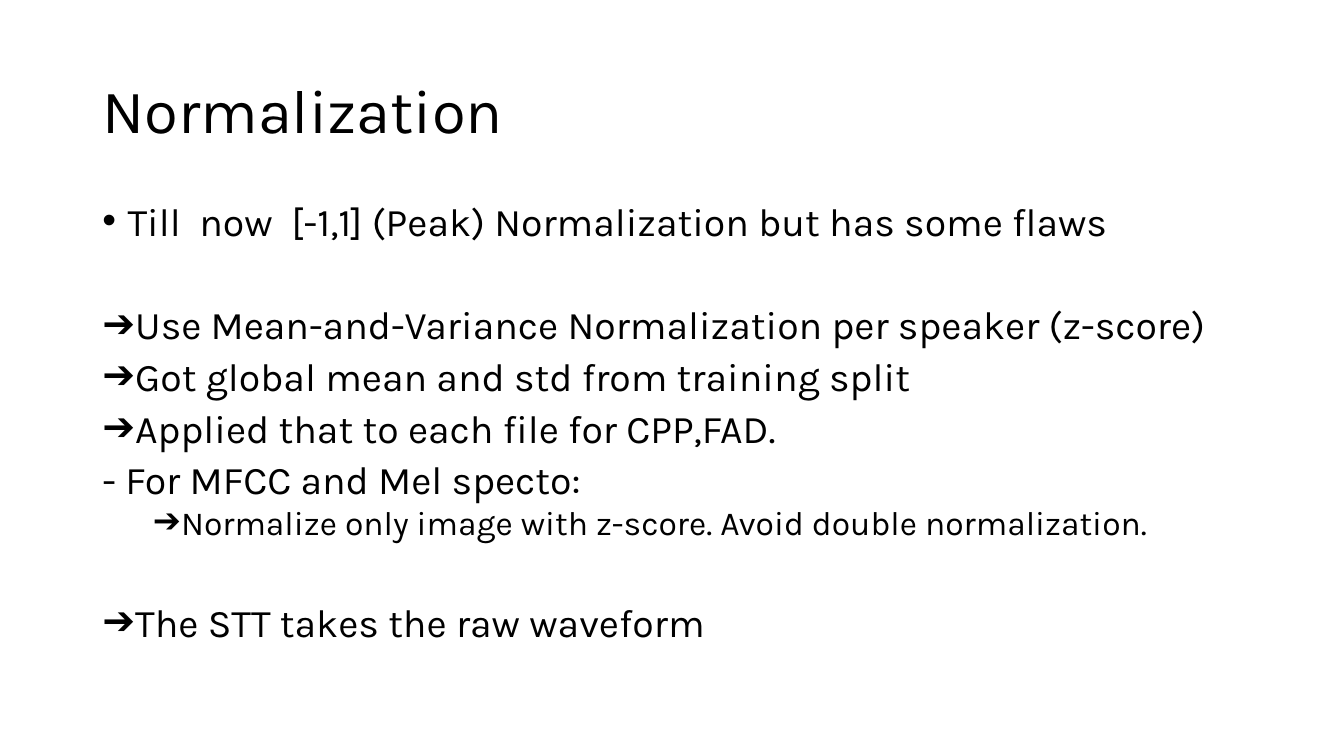
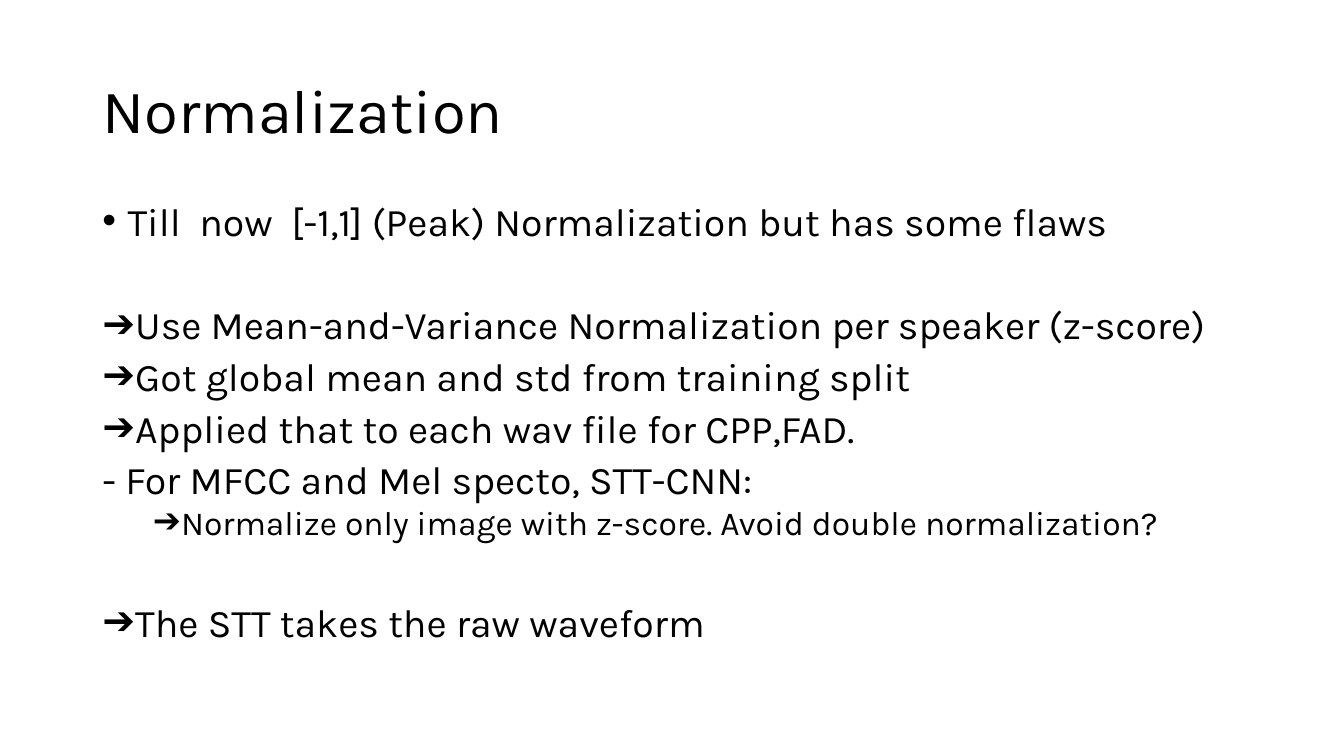
Before and after one commit to Steckdose007/Masterthesis, a slide deck: slide 6 of Interim report 2.pptx (slide 5 before the commit). Drawn at 1344x756 pixels with LibreOffice and Linux fonts; fonts in the diff are those of the drawing. Boxes give left, top, right and bottom in pixels: in the first picture for what was removed or moved away, otherwise in the second. Text is boxed around its words. In the diff, an @@ line names an element or a change of style, - is before the commit and + after.

```diff
--- a/Interim report 2.pptx
+++ b/Interim report 2.pptx
@@ text at [125,416,1158,543]: text changed; size 24 to 28 pt @@
-➔ Applied that to each file for CPP,FAD.
-- For MFCC and Mel specto:
-  ➔ Normalize only image with z-score. Avoid double normalization.
+➔ Applied that to each wav file for CPP,FAD.
+- For MFCC and Mel specto, STT-CNN:
+  ➔ Normalize only image with z-score. Avoid double normalization?
```
Also in this commit, not shown: 8 other slides changed, 3 slides added, 2 other files.
